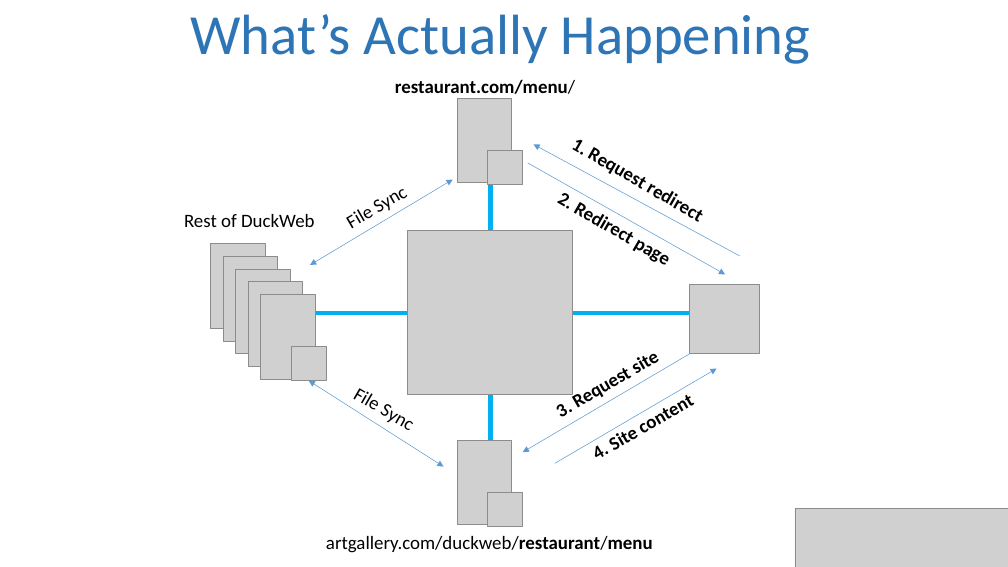
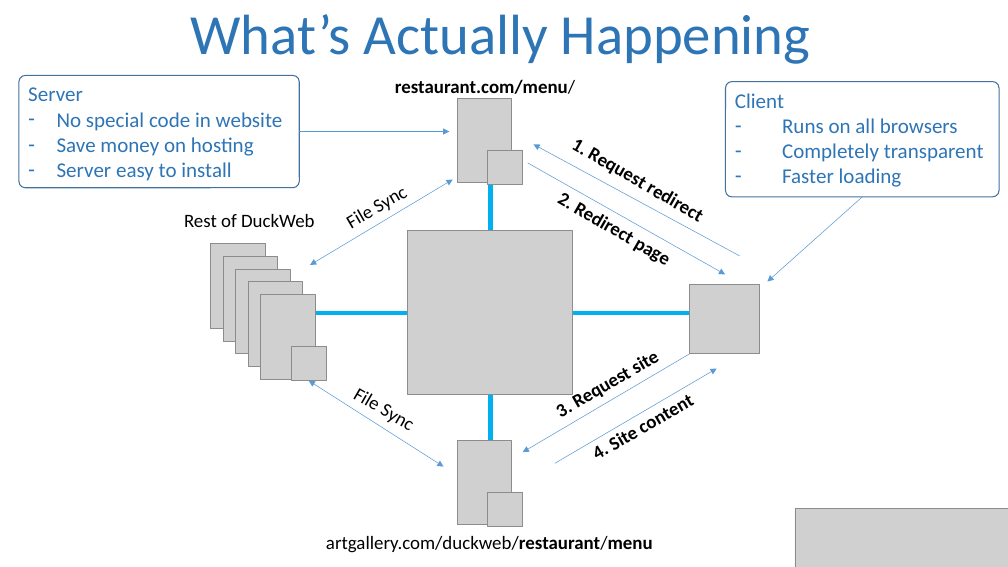
Before and after one commit to gregjhansell97/DuckWeb, a slide deck: slide 4 of presentation.pptx (slide 3 before the commit). Drawn at 1008x567 pixels with LibreOffice and Linux fonts; fonts in the diff are those of the drawing; grey boxes stand for pictures. Boxes give left, top, right and bottom in pixels: in the first picture for what was removed or moved away, otherwise in the second. Text is boxed around its words. In the diff, an @@ line names an element or a change of style, - is before the commit and + after.

Commit message:
More work on presentation

```diff
--- a/presentation.pptx
+++ b/presentation.pptx
@@ rounded rectangle added at <box>19,76,299,188</box>, fill #FFFFFF, outline #43739E 1 pt, 20 pt, text #2E75B6 @@
+Server
+– No special code in website
+– Save money on hosting
+– Server easy to install
@@ rounded rectangle added at <box>726,82,1000,197</box>, fill #FFFFFF, outline #43739E 1 pt, 20 pt, text #2E75B6 @@
+Client
+– Runs on all browsers
+– Completely transparent
+– Faster loading
@@ arrow added from (299, 132) to (449, 132), #5B9BD5 0.5 pt @@
@@ arrow added from (863, 197) to (768, 282), #5B9BD5 0.5 pt @@
```
Also in this commit, not shown: 3 slides added.
